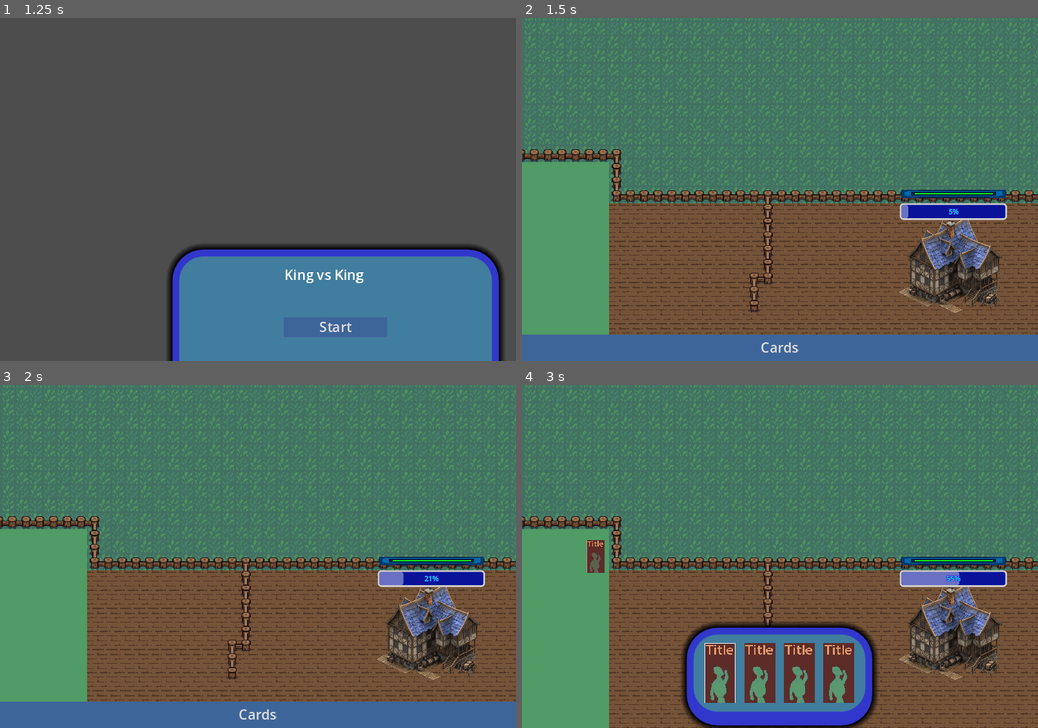
Above: before the commit, frames 1-4 (two rows, left to right).
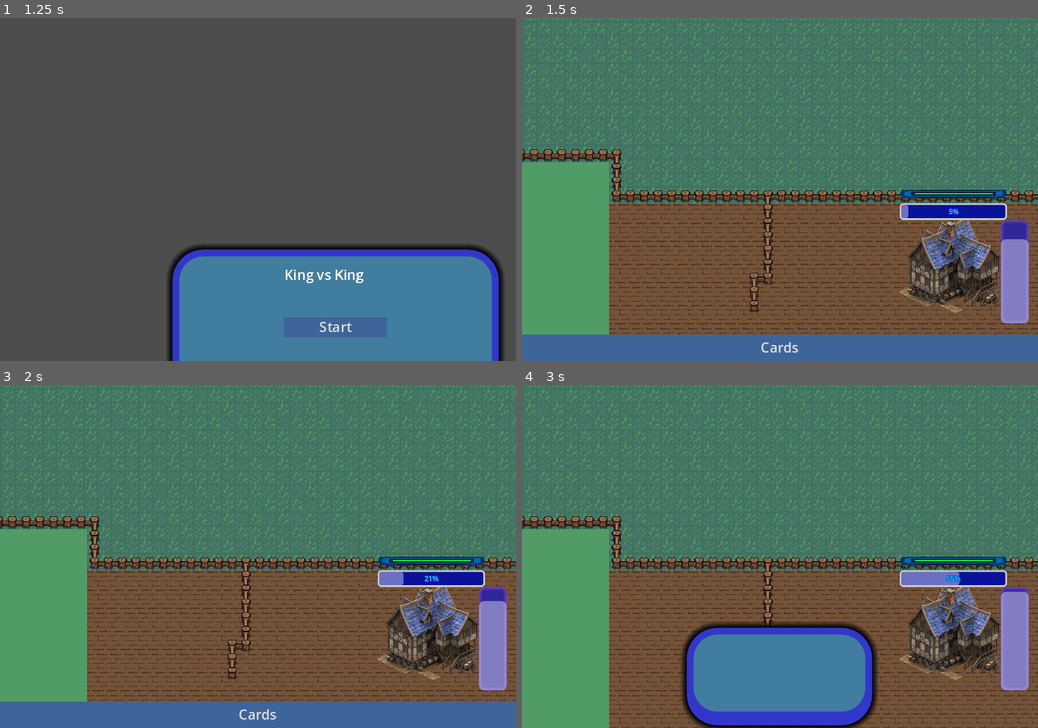
Above: after the commit, the same moments.

Repository: SiTOTG/KingVsKing
Game: Godot game, scene res://main_menu/main_menu.tscn
Same seed, same stepped clock (60 frames per second), same inputs: the game is played once before the commit and once after it.
Inputs (mouse positions are in pixels of both pictures, inside the frame that each line leads up to):
- Up to frame 1 (1.25 s): tap Enter at 0.5 s; move the mouse to (371, 172) at 0.52 s; hold Right (ui_right) from 0.53 s (still down); tap Middle mouse button (drag) at 0.6 s; click (371, 172) at 0.67 s
- Up to frame 2 (1.5 s): release Right (ui_right) at 1.25 s; click "Start" at 1.25 s
- Up to frame 3 (2 s): no input
- Up to frame 4 (3 s): click "Cards" at 2 s; click (718, 673) at 2.77 s

Frame 1 is identical in both runs. In frame 2, 1.6% of the frame differs, in the area x 92-99%, y 58-90%; in frame 3, 1.6%; in frame 4, 6.2%, in the area x 12-99%, y 45-93%.
Error in both runs: Invalid call. Nonexistent function 'get_mesh' in base 'NavigationPolygon'. (res://world/world.gd:19)

Commit message:
Make card usable and add a way to get them back

Diff:
--- a/creatures/skeleton.tscn
+++ b/creatures/skeleton.tscn
@@ -345,7 +345,7 @@
 blend_point_1/pos = -1.0
 
 [sub_resource type="AnimationNodeBlendTree" id="AnimationNodeBlendTree_xavfb"]
-graph_offset = Vector2(-510.372, 169.147)
+graph_offset = Vector2(-747.68, -25.4)
 nodes/AttackDirection/node = SubResource("AnimationNodeBlendSpace1D_6ocwi")
 nodes/AttackDirection/position = Vector2(60, 380)
 nodes/AttackTrigger/node = SubResource("AnimationNodeOneShot_sle6k")
@@ -380,7 +380,7 @@
 tree_root = SubResource("AnimationNodeBlendTree_xavfb")
 anim_player = NodePath("../AnimationPlayer")
 active = true
-parameters/AttackDirection/blend_position = -1.0
+parameters/AttackDirection/blend_position = 1.0
 parameters/AttackTrigger/active = false
 parameters/IdleDirection/blend_position = 1.0
 parameters/MoveState/current = 0
--- a/default_theme.tres
+++ b/default_theme.tres
@@ -1,7 +1,20 @@
-[gd_resource type="Theme" load_steps=9 format=3 uid="uid://cp4mrnacmhcin"]
+[gd_resource type="Theme" load_steps=10 format=3 uid="uid://cp4mrnacmhcin"]
 
 [sub_resource type="StyleBoxFlat" id="StyleBoxFlat_1jelt"]
 bg_color = Color(0.243137, 0.396078, 0.6, 1)
+
+[sub_resource type="StyleBoxFlat" id="StyleBoxFlat_y7lhp"]
+bg_color = Color(0.180392, 0.14902, 0.6, 1)
+border_width_left = 4
+border_width_top = 4
+border_width_right = 4
+border_width_bottom = 4
+border_color = Color(0.376471, 0.231373, 0.8, 1)
+border_blend = true
+corner_radius_top_left = 6
+corner_radius_top_right = 6
+corner_radius_bottom_right = 6
+corner_radius_bottom_left = 6
 
 [sub_resource type="Gradient" id="Gradient_1p77c"]
 offsets = PackedFloat32Array(0.0745921, 0.400932, 0.748252)
@@ -77,6 +90,12 @@
 
 [resource]
 Button/styles/normal = SubResource("StyleBoxFlat_1jelt")
+CardLoadProgressBar/base_type = &"ProgressBar"
+CardLoadProgressBar/colors/font_color = Color(0, 0, 0, 0)
+CardLoadProgressBar/colors/font_outline_color = Color(0, 0, 0, 0)
+CardLoadProgressBar/colors/font_shadow_color = Color(0, 0, 0, 0)
+CardLoadProgressBar/constants/outline_size = 0
+CardLoadProgressBar/styles/background = SubResource("StyleBoxFlat_y7lhp")
 HSlider/icons/tick = SubResource("GradientTexture1D_byftc")
 HSlider/styles/grabber_area = SubResource("StyleBoxFlat_ph441")
 HSlider/styles/grabber_area_highlight = SubResource("StyleBoxFlat_d6xwd")
--- a/main_menu/main_menu.gd
+++ b/main_menu/main_menu.gd
@@ -1,5 +1,4 @@
 extends Control
 
 func _on_start_button_pressed():
-	print("Called")
 	get_tree().change_scene_to_file("res://world/world.tscn")
--- a/player/card_hud.gd
+++ b/player/card_hud.gd
@@ -1,11 +1,14 @@
 extends CanvasLayer
 
+const CardButtonScene = preload("res://player/cards/card_button.tscn")
+
 @export_node_path("TileMap") var tilemap_master
+@export var card_manager: CardManager
 
 @onready var cardsPanel = $CardsPanel
 @onready var expand = $Expand
 @onready var cards = %Cards
-
+@onready var card_progress = $CardProgress
 
 var active_card: Card = null
 
@@ -17,10 +20,18 @@
 
 var ctx: int = RESET
 
+
 func _ready():
 	show()
 	cardsPanel.hide()
 	expand.show()
+
+	if ReferenceStash.card_manager:
+		card_manager = ReferenceStash.card_manager
+	elif card_manager == null:
+		card_manager = CardManager.new()
+
+	ReferenceStash.card_manager = card_manager
 
 	connect_signals()
 
@@ -29,6 +40,8 @@
 		card_button = card_button as CardButton
 		if card_button and not card_button.card_pressed.is_connected(hold_card):
 			card_button.card_pressed.connect(hold_card)
+	if not card_manager.hand_updated.is_connected(_on_hand_updated):
+		card_manager.hand_updated.connect(_on_hand_updated)
 
 func hold_card(card: Card):
 	if active_card:
@@ -48,3 +61,21 @@
 func _on_close_mouse_entered():
 	cardsPanel.hide()
 	expand.show()
+
+
+func _on_card_progress_charge_rate_timeout():
+	if card_progress.value < card_progress.max_value: card_progress.value += 1
+	if card_progress.value >= card_progress.max_value:
+		if card_manager.pick_card() == card_manager.ErrorCode.SUCCESS:
+			card_progress.value = card_progress.min_value
+
+func _on_hand_updated():
+	for card_button in cards.get_children():
+		cards.remove_child(card_button)
+		card_button.queue_free()
+	for card in card_manager.hand:
+		card = card as Card
+		var card_button = CardButtonScene.instantiate()
+		card_button.card = card
+		cards.add_child(card_button)
+	connect_signals()
--- a/player/card_hud.tscn
+++ b/player/card_hud.tscn
@@ -1,12 +1,18 @@
 [gd_scene load_steps=5 format=3 uid="uid://du2jyiqvrkm1d"]
 
 [ext_resource type="Script" path="res://player/card_hud.gd" id="1_6rk6x"]
-[ext_resource type="PackedScene" uid="uid://dap54pgtkssa4" path="res://player/cards/card_button.tscn" id="2_6ftqy"]
+[ext_resource type="Script" path="res://player/cards/card_manager.gd" id="2_dm7bh"]
 [ext_resource type="Resource" uid="uid://ddebe0gk76ugu" path="res://player/cards/placeholder_card.tres" id="3_a18du"]
-[ext_resource type="Texture2D" uid="uid://b8seri4nvbc8s" path="res://assets/placeholder/CardPlaceholder2.jpg" id="3_eqh1w"]
+
+[sub_resource type="Resource" id="Resource_sq06o"]
+script = ExtResource("2_dm7bh")
+hand = []
+deck = [ExtResource("3_a18du")]
+max_hand_size = 2
 
 [node name="CardHUD" type="CanvasLayer"]
 script = ExtResource("1_6rk6x")
+card_manager = SubResource("Resource_sq06o")
 
 [node name="CardsPanel" type="PanelContainer" parent="."]
 anchors_preset = 7
@@ -29,34 +35,13 @@
 
 [node name="Cards" type="HBoxContainer" parent="CardsPanel/CenterContainer"]
 unique_name_in_owner = true
-offset_left = 3.0
-offset_right = 177.0
-offset_bottom = 70.0
+offset_left = 90.0
+offset_top = 35.0
+offset_right = 90.0
+offset_bottom = 35.0
 size_flags_vertical = 4
 theme_override_constants/separation = 10
 alignment = 1
-
-[node name="CardButton" parent="CardsPanel/CenterContainer/Cards" instance=ExtResource("2_6ftqy")]
-texture_disabled = ExtResource("3_eqh1w")
-card = ExtResource("3_a18du")
-
-[node name="CardButton2" parent="CardsPanel/CenterContainer/Cards" instance=ExtResource("2_6ftqy")]
-offset_left = 46.0
-offset_right = 82.0
-texture_disabled = ExtResource("3_eqh1w")
-card = ExtResource("3_a18du")
-
-[node name="CardButton3" parent="CardsPanel/CenterContainer/Cards" instance=ExtResource("2_6ftqy")]
-offset_left = 92.0
-offset_right = 128.0
-texture_disabled = ExtResource("3_eqh1w")
-card = ExtResource("3_a18du")
-
-[node name="CardButton4" parent="CardsPanel/CenterContainer/Cards" instance=ExtResource("2_6ftqy")]
-offset_left = 138.0
-offset_right = 174.0
-texture_disabled = ExtResource("3_eqh1w")
-card = ExtResource("3_a18du")
 
 [node name="Expand" type="Button" parent="."]
 visible = false
@@ -84,5 +69,26 @@
 grow_vertical = 2
 mouse_filter = 1
 
+[node name="CardProgress" type="ProgressBar" parent="."]
+anchors_preset = 11
+anchor_left = 1.0
+anchor_right = 1.0
+anchor_bottom = 1.0
+offset_left = -87.0
+offset_top = 280.0
+offset_right = 33.0
+offset_bottom = -88.0
+grow_horizontal = 0
+grow_vertical = 2
+rotation = -1.5708
+pivot_offset = Vector2(60, 16)
+theme_type_variation = &"CardLoadProgressBar"
+value = 80.0
+
+[node name="CardProgressChargeRate" type="Timer" parent="CardProgress"]
+wait_time = 0.1
+autostart = true
+
 [connection signal="mouse_entered" from="Expand" to="." method="_on_expand_mouse_entered"]
 [connection signal="mouse_entered" from="Close" to="." method="_on_close_mouse_entered"]
+[connection signal="timeout" from="CardProgress/CardProgressChargeRate" to="." method="_on_card_progress_charge_rate_timeout"]
--- a/player/cards/card.gd
+++ b/player/cards/card.gd
@@ -16,6 +16,8 @@
 @export_file("*.tscn") var spawner_scene
 @export var spawner_size: Vector2i
 
+var _used = false
+
 # Context variables, relevant when active
 enum {
 	RESET,
@@ -24,6 +26,7 @@
 }
 
 signal context_changed(old_context: int, new_context: int)
+signal used
 
 func calculate_spawner_size():
 	if spawner_scene == null: return
@@ -64,3 +67,7 @@
 	if ctx != new_ctx:
 		context_changed.emit(ctx, new_ctx)
 		ctx = new_ctx
+
+func use():
+	_used = true
+	used.emit()
--- /dev/null
+++ b/player/cards/card_manager.gd
@@ -0,0 +1,36 @@
+class_name CardManager
+extends Resource
+
+@export var hand: Array[Card] = []
+@export var deck: Array[Card] = []
+
+@export var max_hand_size: int = 5
+
+signal hand_updated
+
+class ErrorCode:
+	const EMPTY_DECK = "Empty Deck"
+	const HAND_FULL = "Hand Full"
+	const SUCCESS = "Success"
+
+func _init():
+	if hand == null:
+		hand = []
+	if deck == null:
+		deck = []
+
+func pick_card() -> String:
+	if deck.is_empty():
+		return ErrorCode.EMPTY_DECK
+	if len(hand) >= max_hand_size:
+		return ErrorCode.HAND_FULL
+	var current: Card = deck.pop_front().duplicate()
+	hand.append(current)
+	current.used.connect(_on_card_used.bind(current))
+	deck.push_back(current)
+	hand_updated.emit()
+	return ErrorCode.SUCCESS
+
+func _on_card_used(card):
+	hand.erase(card)
+	hand_updated.emit()
--- a/project.godot
+++ b/project.godot
@@ -23,6 +23,11 @@
 "class": &"CardButton",
 "language": &"GDScript",
 "path": "res://player/cards/card_button.gd"
+}, {
+"base": "Resource",
+"class": &"CardManager",
+"language": &"GDScript",
+"path": "res://player/cards/card_manager.gd"
 }, {
 "base": "CharacterBody2D",
 "class": &"Creature",
@@ -78,6 +83,7 @@
 "BuildingStats": "",
 "Card": "",
 "CardButton": "",
+"CardManager": "",
 "Creature": "",
 "CreatureStats": "",
 "CustomTileMap": "",
--- a/reference_stash.gd
+++ b/reference_stash.gd
@@ -1 +1,3 @@
 extends Node
+
+var card_manager
--- a/world/world.gd
+++ b/world/world.gd
@@ -48,7 +48,7 @@
 #		)
 		add_child(spawner)
 		active_card.active = false
-
+		active_card.use()
 
 func _on_castle_destroyed():
 	$GameOverUI.visible = true
--- a/world/world.tscn
+++ b/world/world.tscn
@@ -172,30 +172,28 @@
 grow_vertical = 2
 
 [node name="PanelContainer" type="PanelContainer" parent="GameOverUI/MarginContainer"]
-layout_mode = 2
+offset_right = 360.0
+offset_bottom = 240.0
 
 [node name="MarginContainer" type="MarginContainer" parent="GameOverUI/MarginContainer/PanelContainer"]
-layout_mode = 2
 size_flags_horizontal = 4
 
 [node name="VBoxContainer" type="VBoxContainer" parent="GameOverUI/MarginContainer/PanelContainer/MarginContainer"]
-layout_mode = 2
+offset_right = 150.0
+offset_bottom = 119.0
 
 [node name="MatchGameoverTitle" type="Label" parent="GameOverUI/MarginContainer/PanelContainer/MarginContainer/VBoxContainer"]
 unique_name_in_owner = true
-layout_mode = 2
 theme_type_variation = &"TitleLabel"
 text = "Defeat!"
 script = SubResource("GDScript_k4be7")
 
 [node name="HSeparator" type="HSeparator" parent="GameOverUI/MarginContainer/PanelContainer/MarginContainer/VBoxContainer"]
-layout_mode = 2
 theme_override_constants/separation = 30
 theme_override_styles/separator = SubResource("StyleBoxEmpty_lfc6u")
 
 [node name="StartButton" type="Button" parent="GameOverUI/MarginContainer/PanelContainer/MarginContainer/VBoxContainer"]
 custom_minimum_size = Vector2(120, 0)
-layout_mode = 2
 size_flags_horizontal = 4
 button_group = SubResource("ButtonGroup_lek63")
 text = "Back to main menu"
